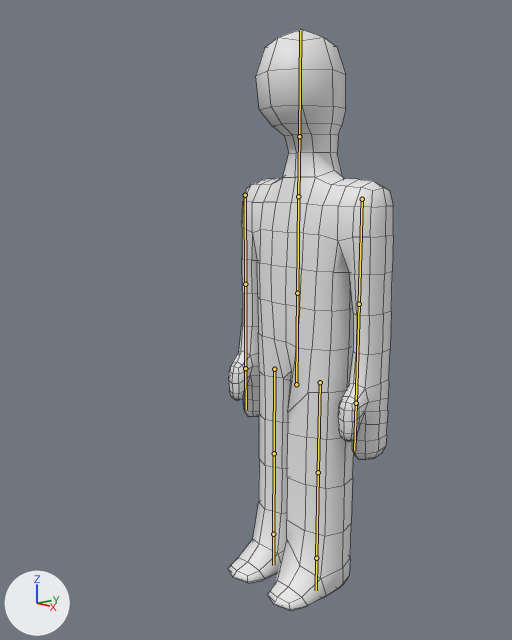
What one commit did to the Blender file Final-Project/model/humanoid.blend.
One viewpoint serves both versions: a 50 mm camera at (5.29, -5.17, 4.53) aimed at (-0.04, -0.55, 3.08). The axes (+X, +Y, +Z) are drawn at lower left. The lights are the same throughout. Both versions are drawn at frame 31 of the action 'PickUp'; the numbers are the values there. The bones that bend it are drawn over the model as lines. Mesh edges are drawn as thin lines.

Objects in the first picture: 'Humanoid'.
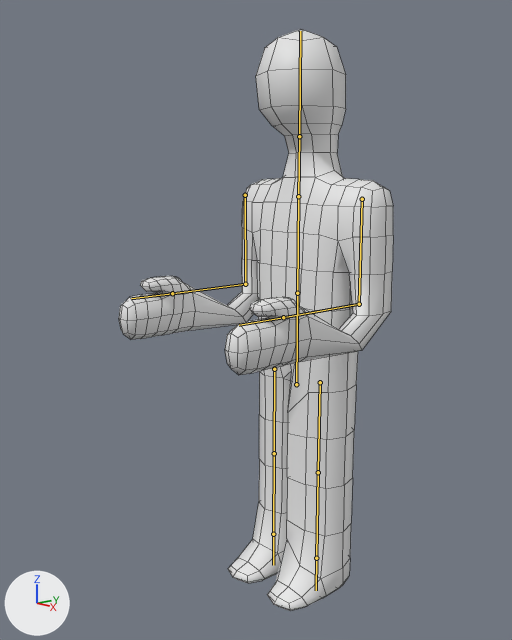
Location of each change, [x1, y1, x2, y2] in pixels of the pictures (512 x 640 px):
```json
{"object": "Humanoid", "change": "posed", "before": [228, 29, 393, 611], "after": [119, 29, 393, 611], "on screen": "66% wider"}
{"bone": "low_arm.R", "before": "(245, 284) to (245, 368)", "after": "(245, 284) to (172, 293)"}
{"bone": "low_arm.L", "before": "(359, 304) to (356, 403)", "after": "(359, 304) to (283, 317)"}
```

Edits to the scene script, one JSON object a line:
```json
{"block": "bone_low_arm_r", "where": "bone_low_arm_r = bpy.data.objects['Armature'].pose.bones['low_arm.R']  # child of 'up_arm.R'"}
{"op": "set", "path": "bone_low_arm_r.rotation_quaternion", "old": "(1.0, 0.0, 0.0, 0.0)", "new": "(0.707, -0.475, 0.0, 0.524)", "note": "degrees (0, 0, 0) -> degrees (-51, 30, 59)"}
{"block": "bone_low_arm_l", "where": "bone_low_arm_l = bpy.data.objects['Armature'].pose.bones['low_arm.L']  # child of 'up_arm.L'"}
{"op": "set", "path": "bone_low_arm_l.rotation_quaternion", "old": "(1.0, 0.0, 0.0, 0.0)", "new": "(0.707, -0.475, 0.0, 0.524)", "note": "degrees (0, 0, 0) -> degrees (-51, 30, 59)"}
```
